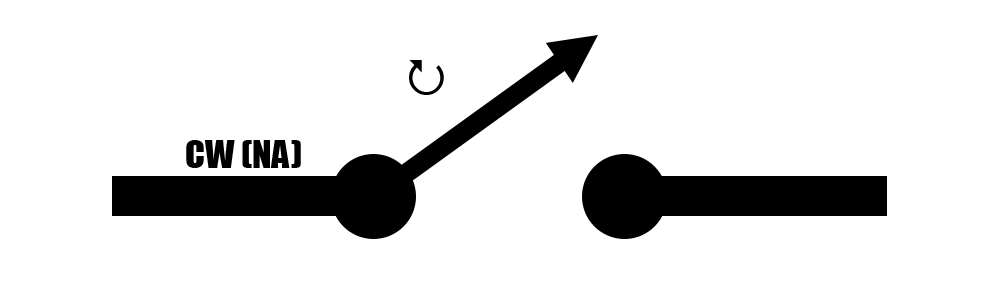
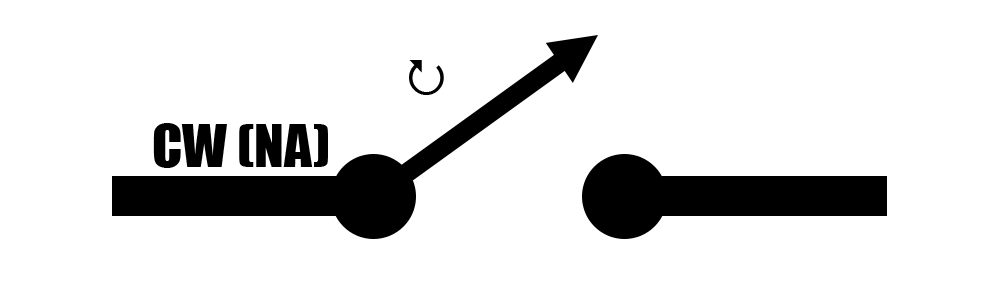
Layer changes from the first w=1000, h=300 image to the second:
painted on "CW (NA)" over (x1=153, y1=123, x2=328, y2=168)
